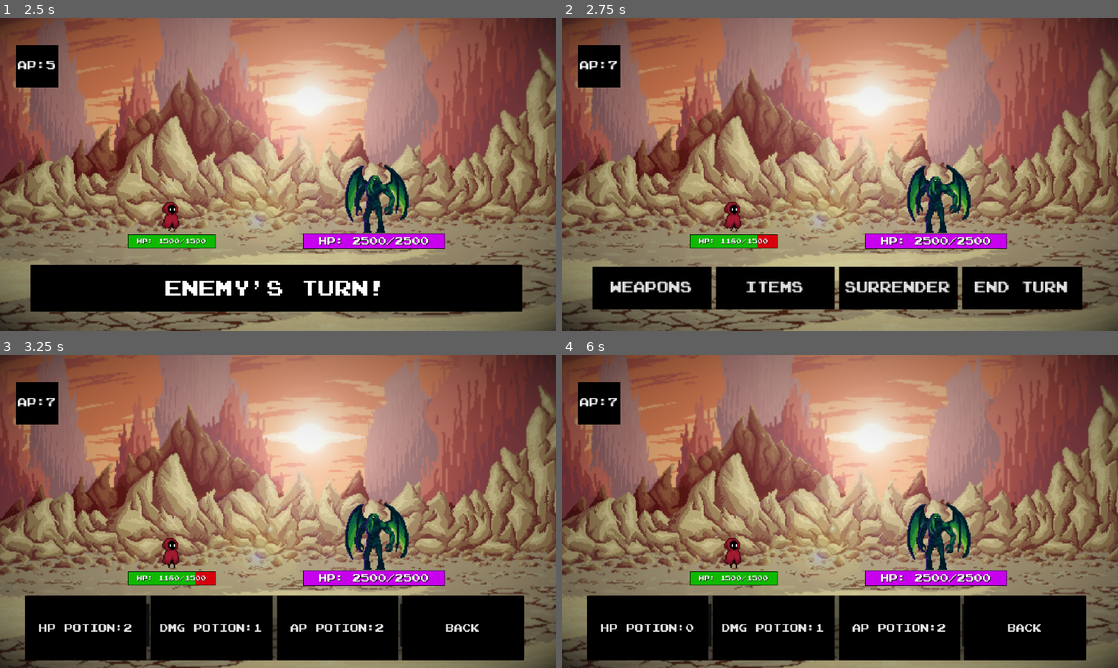
Above: before the commit, frames 1-4 (two rows, left to right).
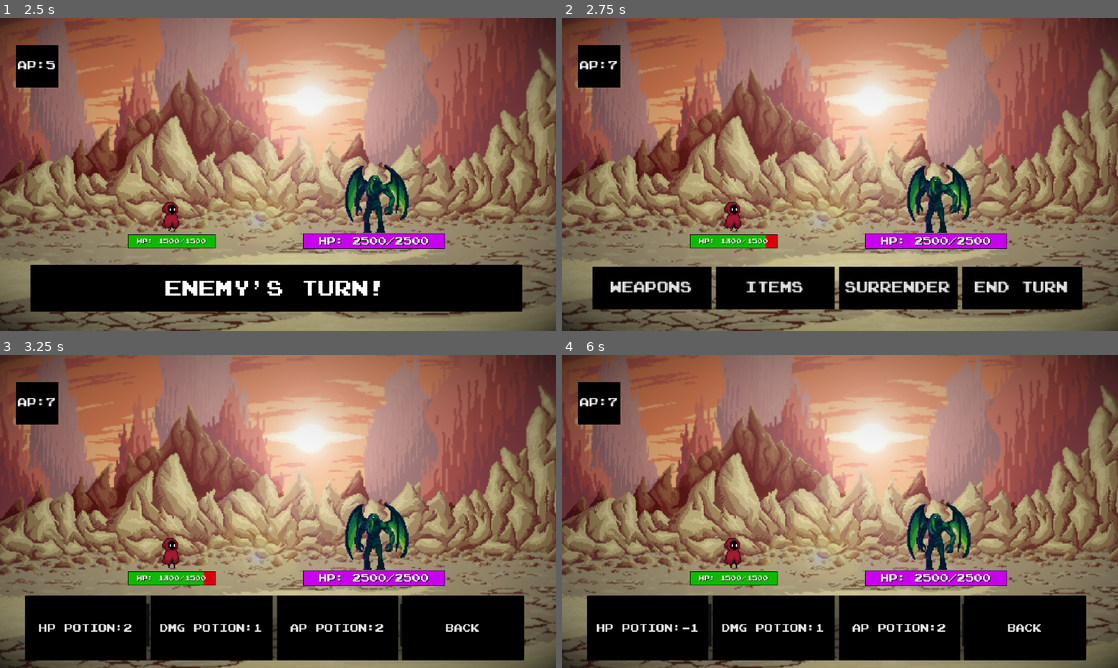
Above: after the commit, the same moments.

Repository: ElerosVecchio/OBL_TeamC
Game: Godot game, scene res://TurnBasedSystem&Scene/world.tscn
Two runs of this game, one before a commit and one after it. Both use one fixed random seed, a clock stepped at 60 frames per second and the inputs below. This scene is started directly instead of the project's main scene.
Inputs:
- Up to frame 1 (2.5 s): click "End Turn" at 0.5 s; tap Enter (ui_accept) at 1.25, 1.52 s; click "Weapons" at 2 s
- Up to frame 2 (2.75 s): no input
- Up to frame 3 (3.25 s): click "Items" at 2.75 s
- Up to frame 4 (6 s): click "HP Potion:2" at 3.5 s; click "HP Potion:1" at 4.25 s; click "HP Potion:0" at 5 s; click "HP Potion:0" (after the commit: "HP Potion:-1") at 5.75 s

Frame 1 is identical in both runs. In frame 2, less than 0.1% of the frame differs, in the area x 29-37%, y 69-74%; in frame 3, less than 0.1%; in frame 4, 0.3%, in the area x 6-25%, y 86-89%.

Commit message:
New Boss Phases

Diff:
--- a/TurnBasedSystem&Scene/Global.gd
+++ b/TurnBasedSystem&Scene/Global.gd
@@ -17,7 +17,7 @@
 
 var shielding = 1
 
-var bbegdamage = 170
+var bbegdamage = 200
 
 var playermaxhealth = 1500
 var playercurrenthealth = 1500
--- a/TurnBasedSystem&Scene/world.gd
+++ b/TurnBasedSystem&Scene/world.gd
@@ -1,15 +1,19 @@
 extends Node2D
 
 var crit = 0
+var spec_effect = 0
+var can_potion = true
 
 # Called when the node enters the scene tree for the first time.
 func _ready():
+	can_potion = true
 	Global.playerturn = true
 	$AttacksPanel.hide()
 	$ItemsPanel.hide()
 	$NoMoreAP.hide()
 	$EnemyTurnLabel.hide()
 	$SurrenderPanel.hide()
+	$Debuff.hide()
 	print(Global.actionpoints)
 
 # Called every frame. 'delta' is the elapsed time since the previous frame.
@@ -144,9 +148,13 @@
 	var ap_potion = $ItemsPanel/Inventory/APPotion
 	ap_potion.text = "AP Potion:%d" % [Global.appotions]
 
-
+var random_roller = 0
+var debuff_applied = false
 
 func _on_end_turn_pressed():
+	var debuff = $Debuff
+	debuff_applied = false
+	can_potion = true
 	Global.enemyturn = true
 	Global.playerturn = false
 	$ActionsPanel.hide()
@@ -154,18 +162,34 @@
 	$EnemyTurnLabel.show()
 	await get_tree().create_timer(2).timeout
 	crit = randi() % 100
-	if Global.bbegcurrenthealth >= Global.bbegmaxhealth * 0.6: #the boss is more likely to crit if it has higher health
+	spec_effect = randi() % 100
+	if Global.bbegcurrenthealth <= Global.bbegmaxhealth * 0.5: #the boss is more likely to crit if it has lower health
 		if crit <= 45:
 			Global.playercurrenthealth -= Global.bbegdamage * 2 * Global.shielding
-			print('Enemy critical hit!')
+			print('Enemy critical hit')
 		else:
 			Global.playercurrenthealth -= Global.bbegdamage * Global.shielding
+		if spec_effect < 50:
+			can_potion = false
+			debuff.text = "The boss has blocked your potions!"
+			debuff_applied = true
+		elif spec_effect > 50:
+			if Global.actionpoints >= 3:
+				Global.actionpoints -= 3
+			else:
+				Global.actionpoints = 0
+			debuff.text = "The boss has sapped your energy!"
+			debuff_applied = true
+		if Global.bbegcurrenthealth <= Global.bbegmaxhealth * 0.3:
+			Global.bbegcurrenthealth += Global.bbegmaxhealth * 0.025
 	elif crit <= 20:
 		Global.playercurrenthealth -= Global.bbegdamage * 2 * Global.shielding
 		print('Enemy critical hit!')
 	else:
 		Global.playercurrenthealth -= Global.bbegdamage * Global.shielding
 	$EnemyTurnLabel.hide()
+	if debuff_applied == true:
+		$Debuff.show()
 	Global.shielding = 1
 	Global.actionpoints += 2
 
@@ -189,6 +213,8 @@
 func _on_health_potion_pressed():
 	if Global.healthpotions == 0:
 		$NoMoreAP.show()
+	if can_potion == false:
+		$Debuff.show()
 	else:
 		Global.healthpotions -= 1
 		if Global.playercurrenthealth >= Global.playermaxhealth * 0.7: #checks if player current health is above 70%
@@ -200,6 +226,8 @@
 func _on_ap_potion_pressed():
 	if Global.appotions == 0:
 		$NoMoreAP.show()
+	if can_potion == false:
+		$Debuff.show()
 	else:
 		Global.appotions -= 1
 		Global.actionpoints += 2
@@ -209,6 +237,8 @@
 func _on_damage_potion_pressed():
 	if Global.damagepotions == 0:
 		$NoMoreAP.show()
+	if can_potion == false:
+		$Debuff.show()
 	else:
 		Global.damagepotions -= 1
 		Global.sworddamage += 50
@@ -223,3 +253,7 @@
 
 func _on_no_surrender_pressed():
 	$SurrenderPanel.hide()
+
+
+func _on_debuff_pressed():
+	$Debuff.hide()
--- a/TurnBasedSystem&Scene/world.tscn
+++ b/TurnBasedSystem&Scene/world.tscn
@@ -119,6 +119,9 @@
 [sub_resource type="StyleBoxFlat" id="StyleBoxFlat_ly66m"]
 bg_color = Color(0, 0, 0, 1)
 
+[sub_resource type="StyleBoxFlat" id="StyleBoxFlat_7nead"]
+bg_color = Color(0, 0, 0, 1)
+
 [node name="world" type="Node2D"]
 script = ExtResource("1_24vmh")
 
@@ -200,6 +203,7 @@
 text = "End Turn"
 
 [node name="AttacksPanel" type="Panel" parent="."]
+visible = false
 offset_left = -5.0
 offset_top = 220.0
 offset_right = 466.0
@@ -276,6 +280,7 @@
 text = "Back"
 
 [node name="ItemsPanel" type="Panel" parent="."]
+visible = false
 offset_left = -5.0
 offset_top = 221.0
 offset_right = 465.0
@@ -440,6 +445,16 @@
 text = "Are you sure?"
 horizontal_alignment = 1
 vertical_alignment = 1
+
+[node name="Debuff" type="Button" parent="."]
+offset_left = -5.0
+offset_top = 220.0
+offset_right = 465.0
+offset_bottom = 282.0
+theme_override_fonts/font = ExtResource("6_4o36p")
+theme_override_font_sizes/font_size = 13
+theme_override_styles/normal = SubResource("StyleBoxFlat_7nead")
+text = "The Boss has debuffed YOU!"
 
 [connection signal="pressed" from="ActionsPanel/Actions/Attacks" to="." method="_on_attacks_pressed"]
 [connection signal="pressed" from="ActionsPanel/Actions/Defend" to="." method="_on_defend_pressed"]
@@ -458,3 +473,4 @@
 [connection signal="pressed" from="NoMoreAP" to="." method="_on_no_more_ap_pressed"]
 [connection signal="pressed" from="SurrenderPanel/HBoxContainer/YesSurrender" to="." method="_on_yes_surrender_pressed"]
 [connection signal="pressed" from="SurrenderPanel/HBoxContainer/NoSurrender" to="." method="_on_no_surrender_pressed"]
+[connection signal="pressed" from="Debuff" to="." method="_on_debuff_pressed"]
Not shown: 1 places in TurnBasedSystem&Scene/world.tscn that only renumber resources
